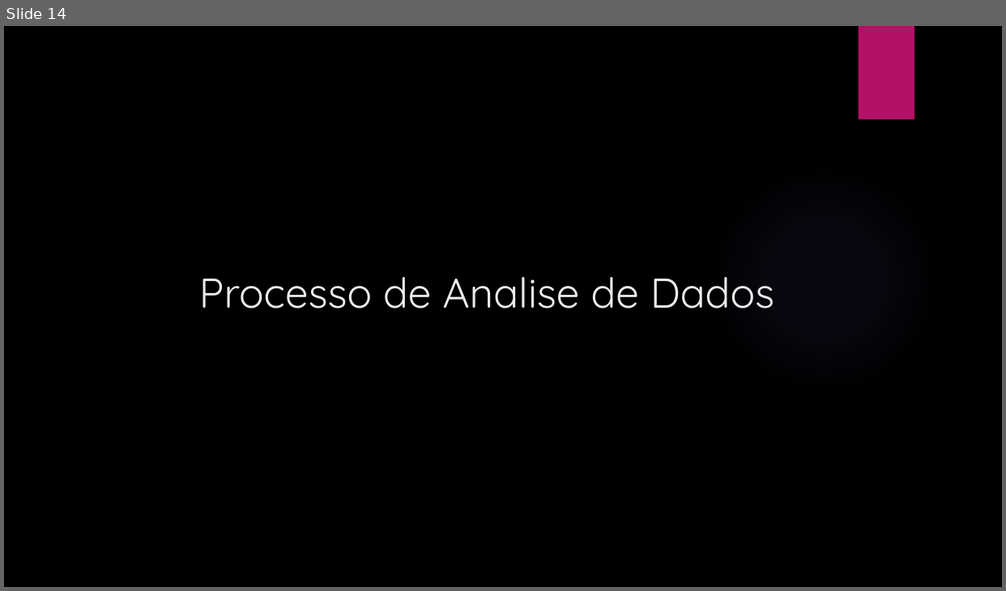
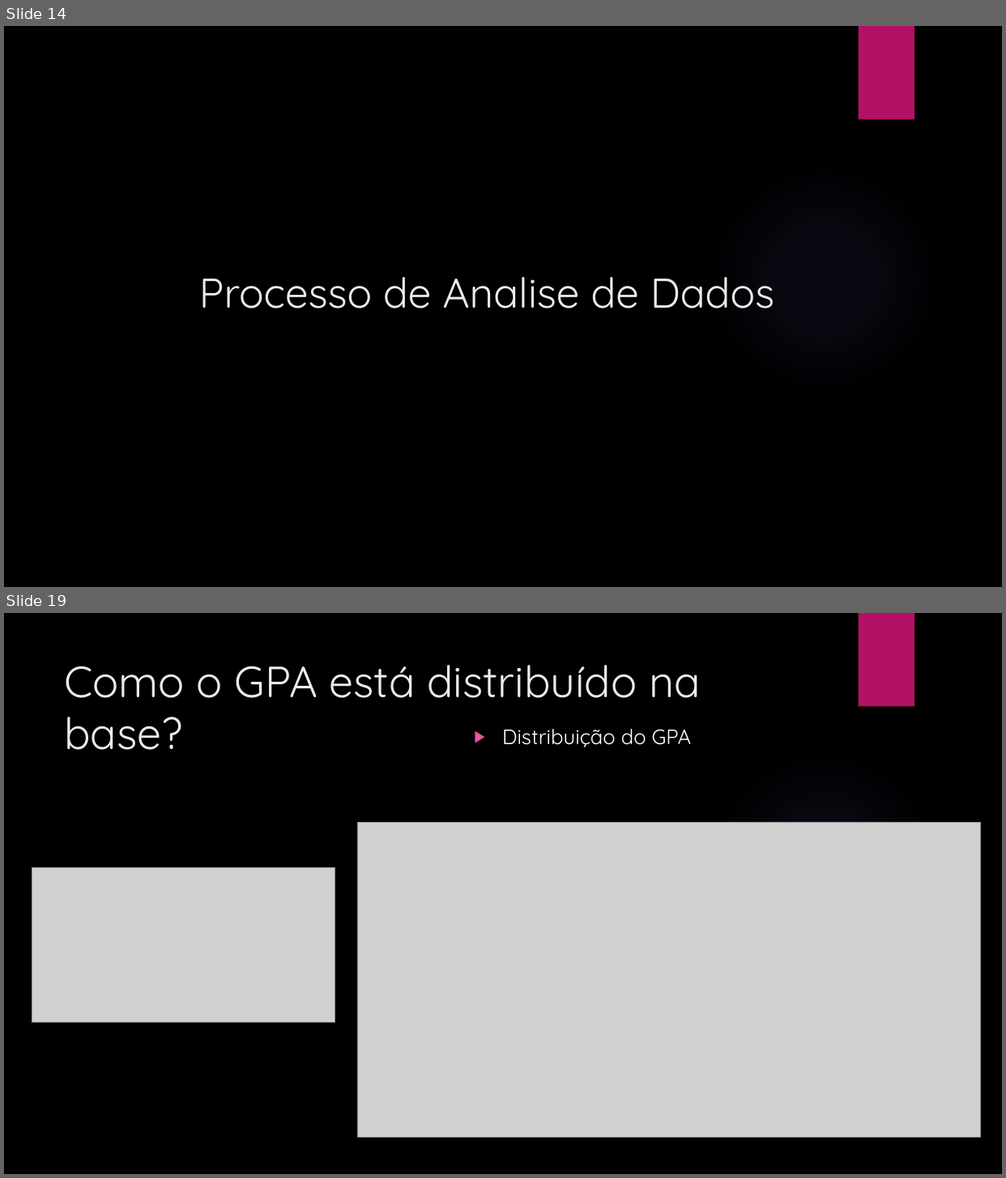
Before and after one commit to elvitin/students_perfomance_topicos_i, a slide deck: docs/Apresentacaotopicos.pptx. Shown one above the other, each under a label of ours: slide 14 before the commit, slides 14 and 19 after it; the slides between them are not shown. The pictures are 1006x591 and 1006x1178 pixels, drawn with LibreOffice and Linux fonts; fonts in the diff are those of the drawing; grey boxes stand for pictures; background and template pictures are left out. Boxes give left, top, right and bottom in pixels: in the first picture for what was removed or moved away, otherwise in the second. Text is boxed around its words. In the diff, an @@ line names an element or a change of style, - is before the commit and + after.

```diff
--- a/docs/Apresentacaotopicos.pptx
+++ b/docs/Apresentacaotopicos.pptx
@@ slide 19 added at <box>4,613,1002,1174</box>, background picture (left out); not listed: 2 template elements that a slide beside it also shows @@
@@ title added at <box>65,665,701,750</box>, 42 pt, text #EBEBEB @@
+Como o GPA está distribuído na base?
@@ text added at <box>502,729,692,747</box>, 20 pt, text #FFFFFF @@
+▶ Distribuição do GPA
@@ picture added at <box>358,823,981,1138</box> @@
@@ picture added at <box>32,867,335,1023</box> @@
```
Also in this commit, not shown: 2 slides changed, 21 other slides added, 4 slides removed, 4 other files.
